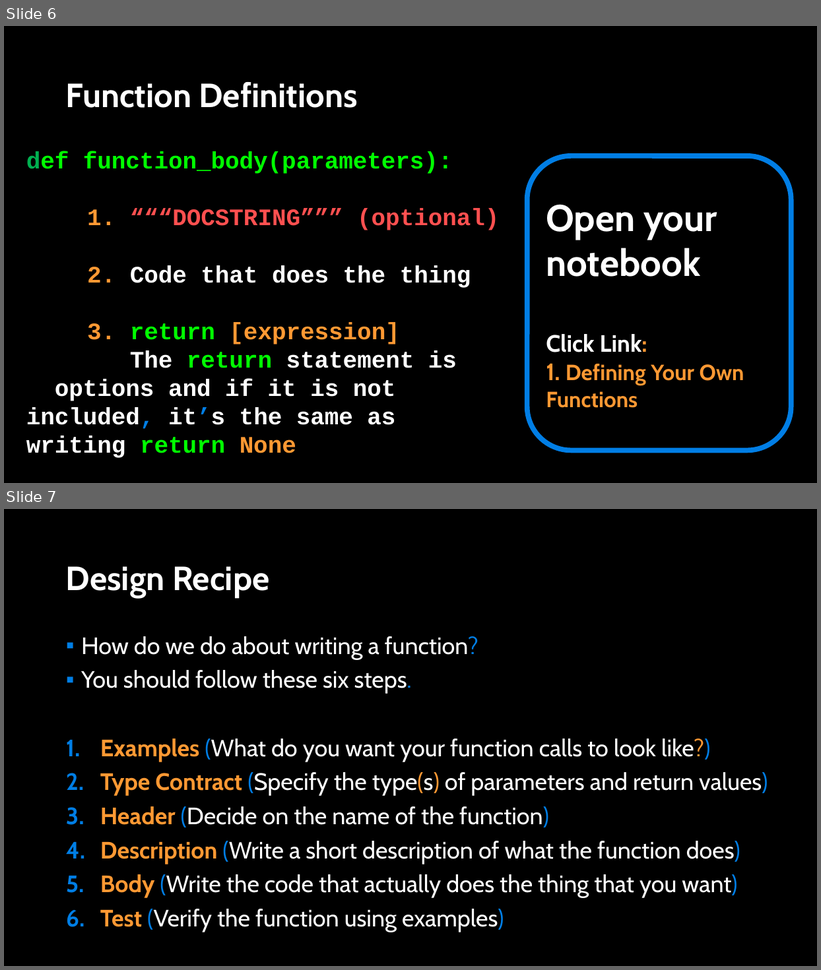
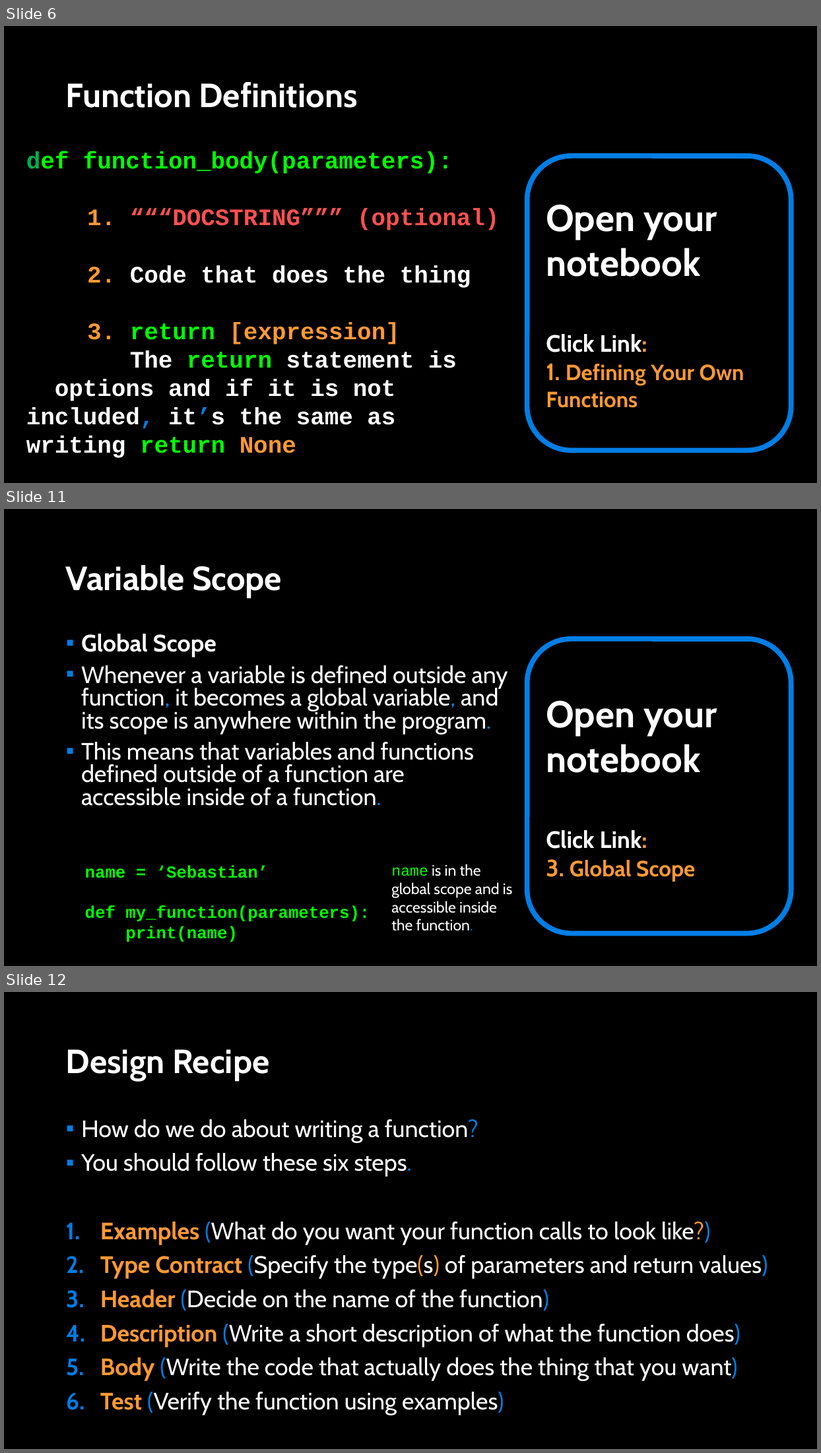
Before and after one commit to APS106/APS106-winter-2022-material, a slide deck: lectures/week2/lecture2/slides/week2_lecture2.pptx. Shown one above the other, each under a label of ours: slides 6 and 7 before the commit, slides 6, 11 and 12 after it; the slides between them are not shown. The pictures are 821x970 and 821x1453 pixels, drawn with LibreOffice and Linux fonts; fonts in the diff are those of the drawing; background and template pictures are left out. Boxes give left, top, right and bottom in pixels: in the first picture for what was removed or moved away, otherwise in the second. Text is boxed around its words. In the diff, an @@ line names an element or a change of style, - is before the commit and + after.

```diff
--- a/lectures/week2/lecture2/slides/week2_lecture2.pptx
+++ b/lectures/week2/lecture2/slides/week2_lecture2.pptx
@@ slide 11 added at (4, 509, 817, 966), background picture (left out) @@
@@ title added at (66, 565, 282, 597), 39.6 pt, text #FFFFFF, bold @@
+Variable Scope
@@ text added at (81, 634, 508, 806), 28 pt, text #FFFFFF @@
+▪ Global Scope
+▪ Whenever a variable is defined outside any function, it becomes a global variable, and its scope is anywhere within the program.
+▪ This means that variables and functions defined outside of a function are accessible inside of a function.
@@ rounded rectangle added at (527, 639, 791, 933), outline #017EE5 6 pt, 44 pt, text #FFFFFF, bold @@
+Open your notebook
+Click Link:
+3. Global Scope
@@ text added at (391, 864, 512, 931), 18 pt, text #FFFFFF @@
+name is in the global scope and is accessible inside the function.
@@ text added at (85, 865, 370, 943), 20 pt, text #00FF00, bold @@
+name = ‘Sebastian’
+def my_function(parameters):
+print(name)
@@ what was slide 7 is now slide 12 @@
```
Also in this commit, not shown: 5 slides changed, 4 other slides added, 4 other files.
